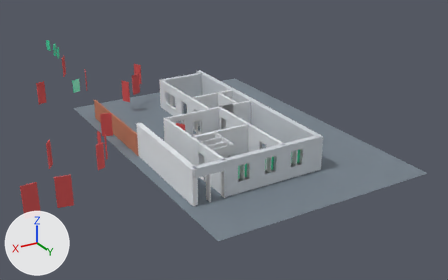
What one commit did to the glTF model foldszint_v3_frames.glb.
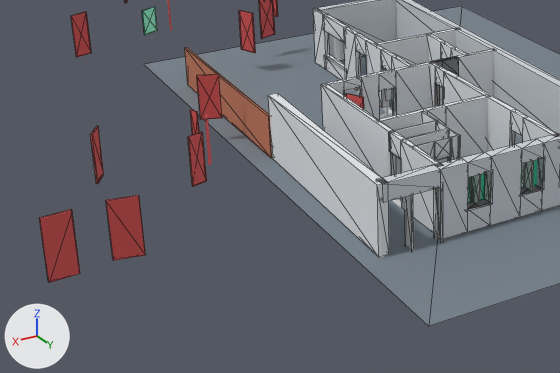
Old and new are each drawn whole from a 50 mm lens placed at (32.0, 33.2, 22.6), pointed at (3.0, -15.0, -1.5) and again close up on the part from 0% to 64% of the width and 27% to 95% of the height. The lights are fixed; the arrows at lower left show +X, +Y and +Z. The last two pictures show the newer version. The close-ups show mesh edges as thin lines. Where no turn or scale is listed for an object, it has been applied to the vertices.

In view in the first close-up: 'Brick fence_path234_0', 'Ground floor slab', 'Street gate leaf 1.001', 'Street gate leaf 1.002', 'Wall_path218_0_385', 'Wall_path218_0_525', 'Wall_path226_0', 'Wall_path232_0', 'Wall_path236_0', 'Wall_path262_0', 'Wall_path262_1', 'Wall_path378_3' and 72 more.
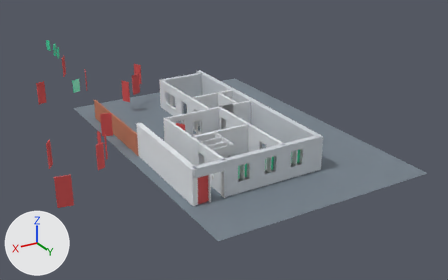
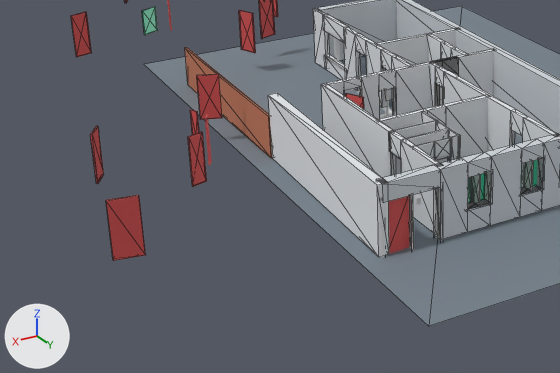
What differs and where, as boxes (x1, y1, x2, y2) in the close-ups (560 x 373 px):
'Street gate leaf 1.002', moved: before (39, 209, 80, 283); after (389, 196, 409, 254)

Patch to the scene script:
```diff
--- a/foldszint_v3_frames.glb.py
+++ b/foldszint_v3_frames.glb.py
@@ ob_street_gate_leaf_1_002 @@
 ob_street_gate_leaf_1_002 = bpy.data.objects.new('Street gate leaf 1.002', me_cube_090)
-ob_street_gate_leaf_1_002.parent = ob_street_gate_leaf_1_002_hinge
 ob_street_gate_leaf_1_002.location = (12.33, -2.694, 1.086)
```
